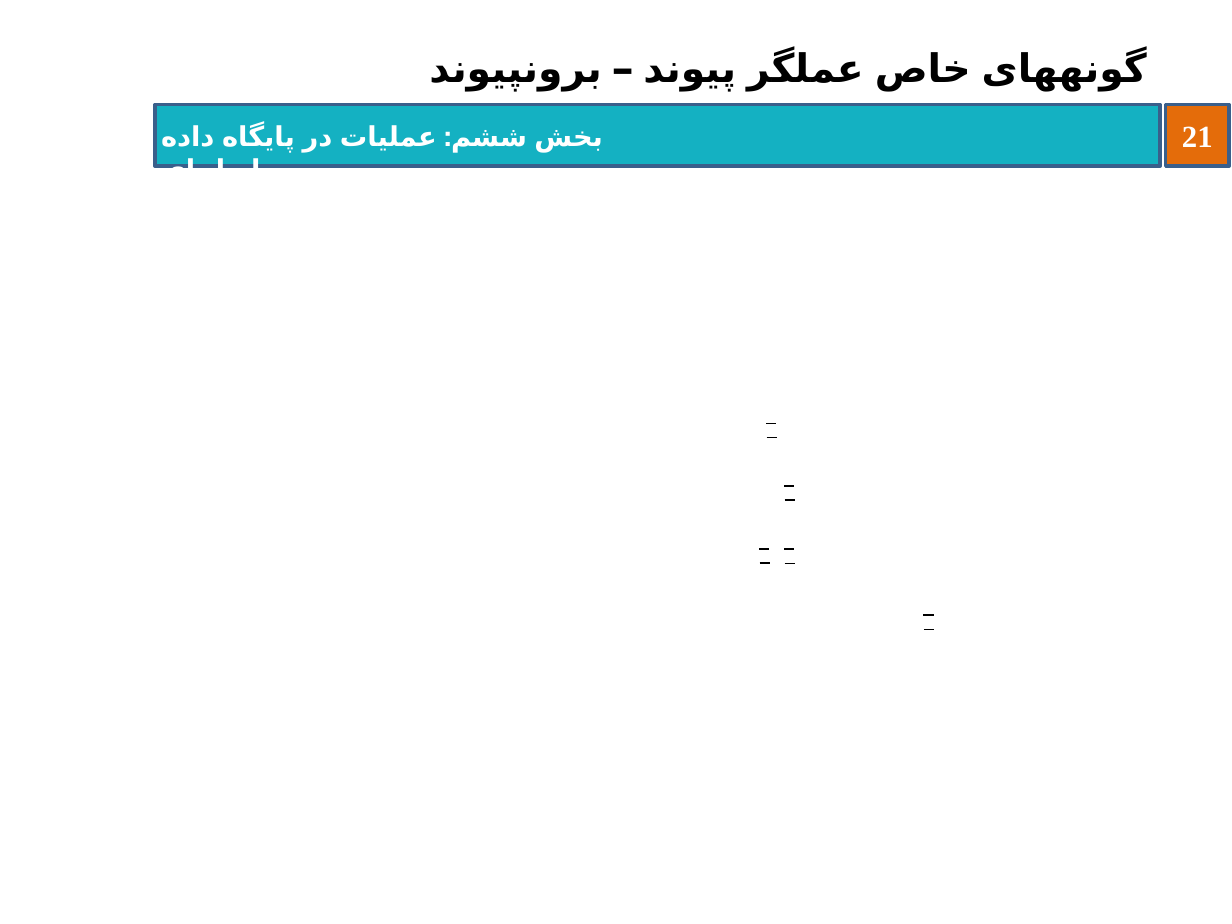
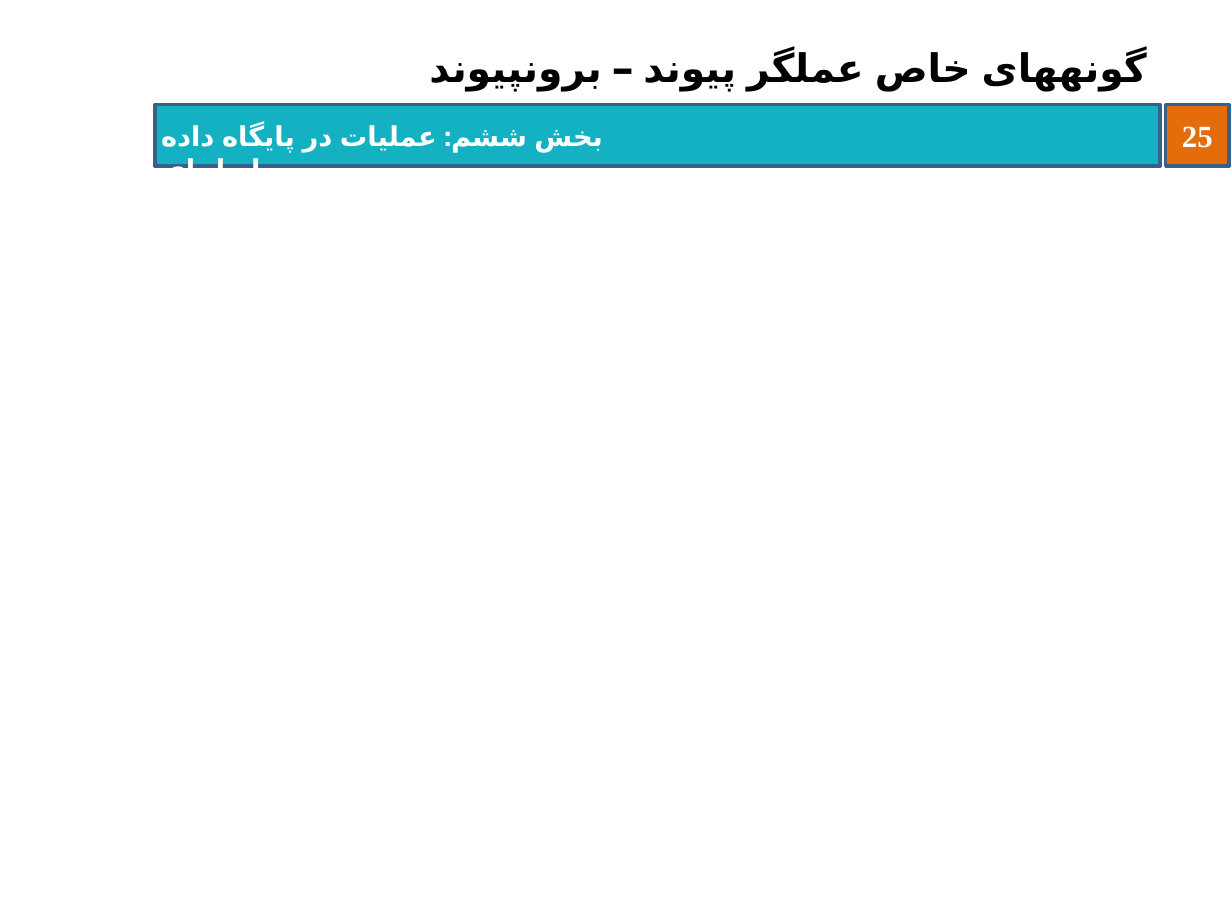
Before and after one commit to behnamhatami/DB-Slides, a slide deck: slide 25 of 6-DB-RDBOperations.pptx (slide 21 before the commit). Drawn at 1232x924 pixels with LibreOffice and Linux fonts; fonts in the diff are those of the drawing; grey boxes stand for pictures; background and template pictures are left out. Boxes give left, top, right and bottom in pixels: in the first picture for what was removed or moved away, otherwise in the second. Text is boxed around its words. In the diff, an @@ line names an element or a change of style, - is before the commit and + after.

```diff
--- a/6-DB-RDBOperations.pptx
+++ b/6-DB-RDBOperations.pptx
@@ page number at bbox=[1182, 126, 1213, 148]: text changed @@
-21
+25
@@ line removed from (766, 424) to (776, 424) @@
@@ line removed from (766, 437) to (777, 437) @@
@@ line removed from (785, 487) to (795, 487) @@
@@ line removed from (785, 500) to (795, 500) @@
@@ group removed at bbox=[759, 548, 795, 563]: 4 lines @@
@@ line removed from (923, 615) to (934, 615) @@
@@ line removed from (924, 630) to (934, 630) @@
```
Also in this commit, not shown: 17 other slides changed, 10 slides added, 1 slide removed.
